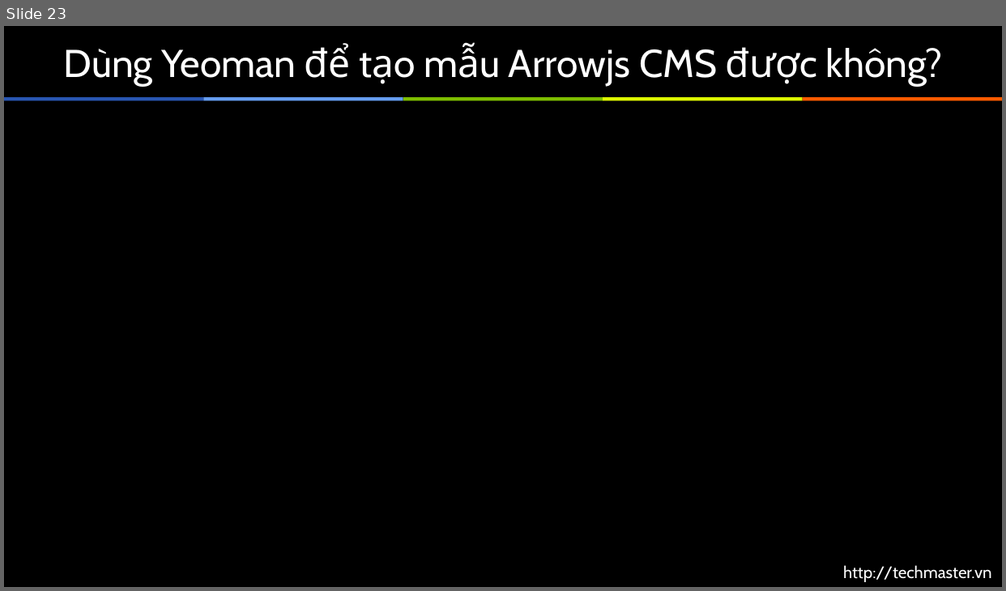
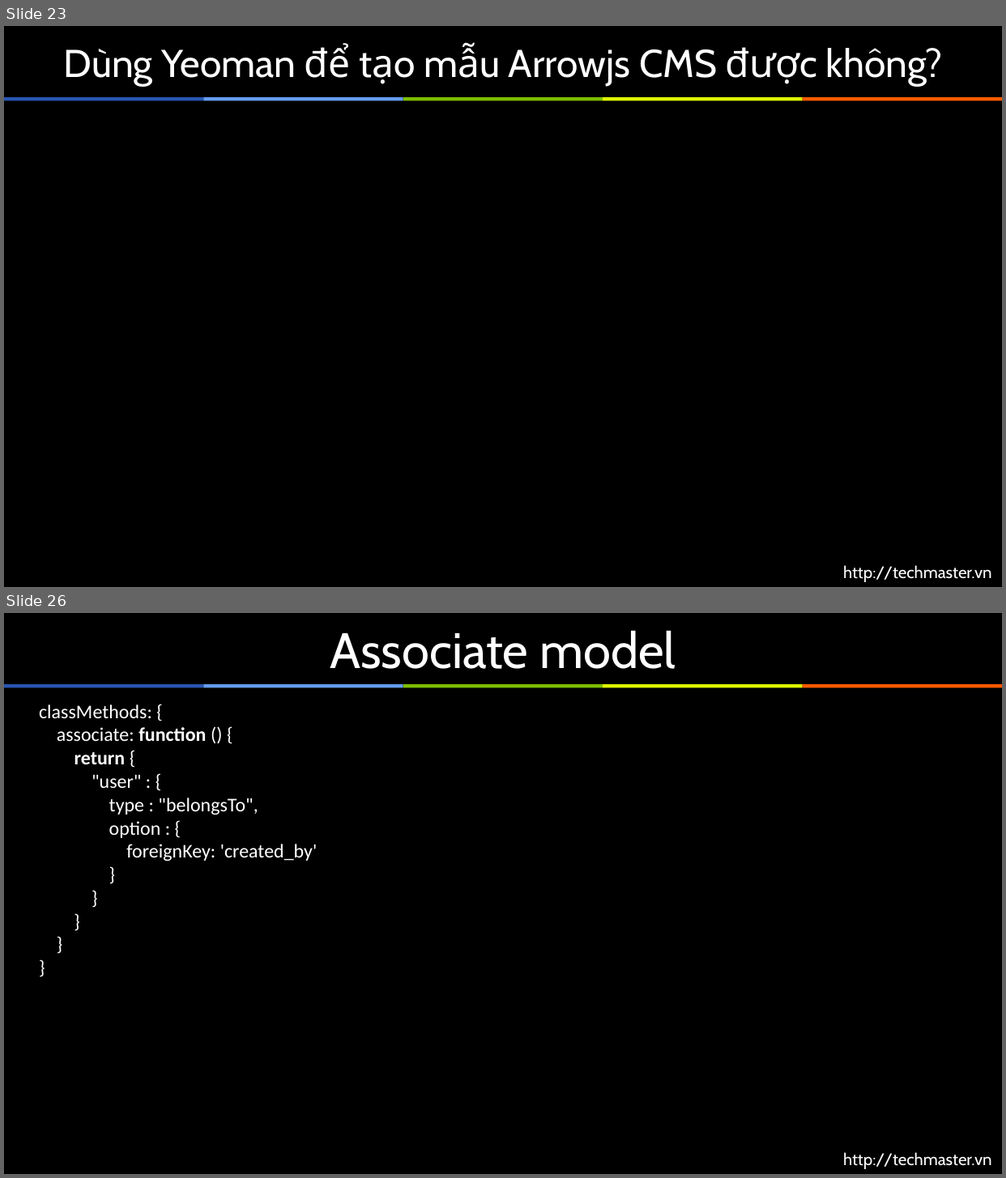
Before and after one commit to arrowjs/Documents, a slide deck: ArrowjsBasic.pptx. Shown one above the other, each under a label of ours: slide 23 before the commit, slides 23 and 26 after it; the slides between them are not shown. The pictures are 1006x591 and 1006x1178 pixels, drawn with LibreOffice and Linux fonts; fonts in the diff are those of the drawing; background and template pictures are left out. Boxes give left, top, right and bottom in pixels: in the first picture for what was removed or moved away, otherwise in the second. Text is boxed around its words. In the diff, an @@ line names an element or a change of style, - is before the commit and + after.

Commit message:
add logic associate

```diff
--- a/ArrowjsBasic.pptx
+++ b/ArrowjsBasic.pptx
@@ slide 26 added at (4, 613, 1002, 1174), background #000000; not listed: 6 template elements that a slide beside it also shows @@
@@ title added at (330, 630, 675, 669), 36 pt, text #FFFFFF @@
+Associate model
@@ text added at (39, 705, 317, 861), 14 pt, text #FFFFFF @@
+classMethods: {
+associate: function () {
+return {
+"user" : {
+type : "belongsTo",
+option : {
+foreignKey: 'created_by'
+}
+}
+}
+}
+}
```
Also in this commit, not shown: 1 other slide added.
